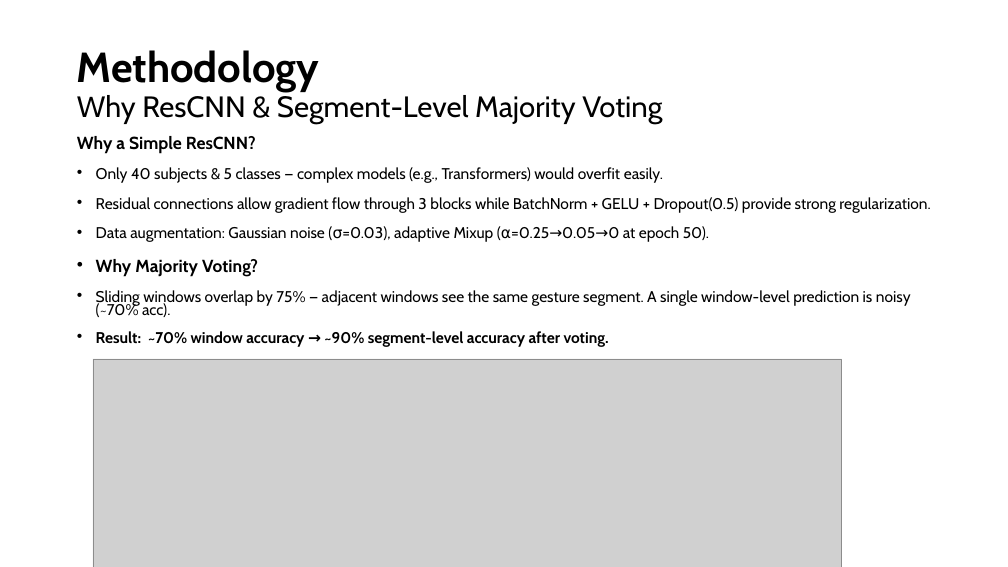
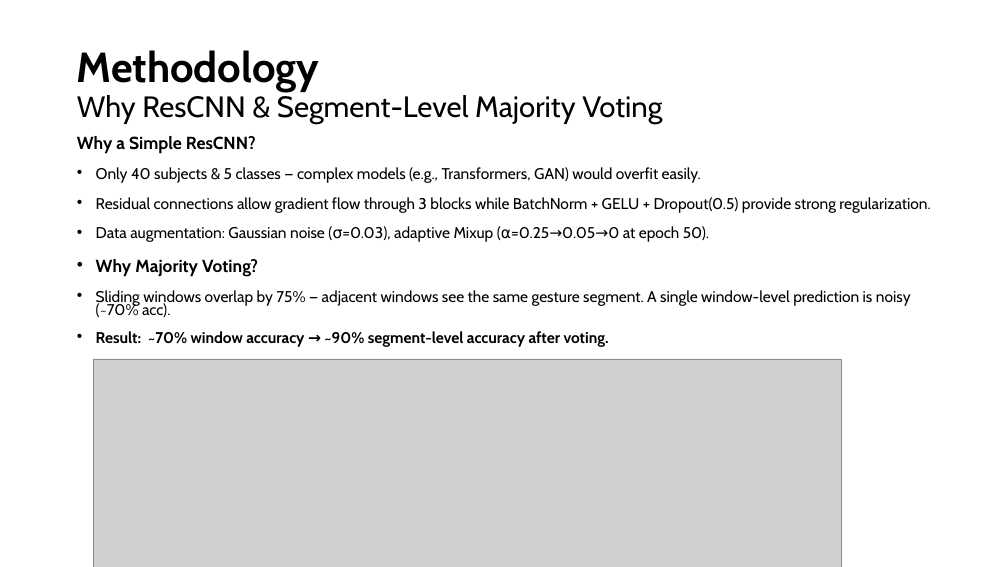
Before and after one commit to Mohammed-Alanazii/CS618-Project, a slide deck: slide 6 of CS618-Data-Efficient-Learning-Mohammed_Alanazi.pptx. Drawn at 1008x567 pixels with LibreOffice and Linux fonts; fonts in the diff are those of the drawing; grey boxes stand for pictures. Boxes give left, top, right and bottom in pixels: in the first picture for what was removed or moved away, otherwise in the second. Text is boxed around its words. In the diff, an @@ line names an element or a change of style, - is before the commit and + after.

```diff
--- a/CS618-Data-Efficient-Learning-Mohammed_Alanazi.pptx
+++ b/CS618-Data-Efficient-Learning-Mohammed_Alanazi.pptx
@@ text at box(96, 167, 701, 183): text changed @@
-• Only 40 subjects & 5 classes — complex models (e.g., Transformers) would overfit easily.
+• Only 40 subjects & 5 classes — complex models (e.g., Transformers, GAN) would overfit easily.
```
Also in this commit, not shown: 2 other slides changed, 1 other file.
